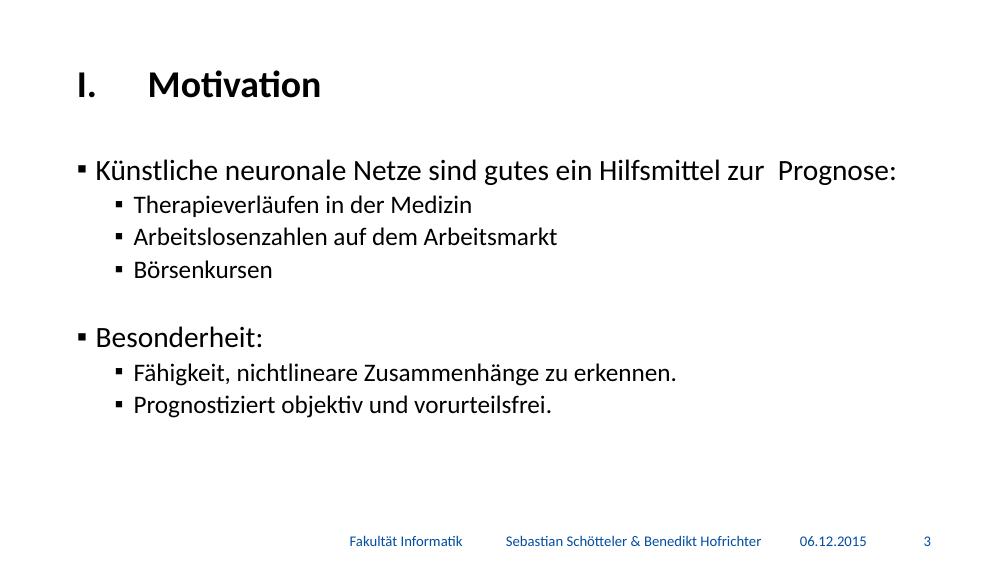
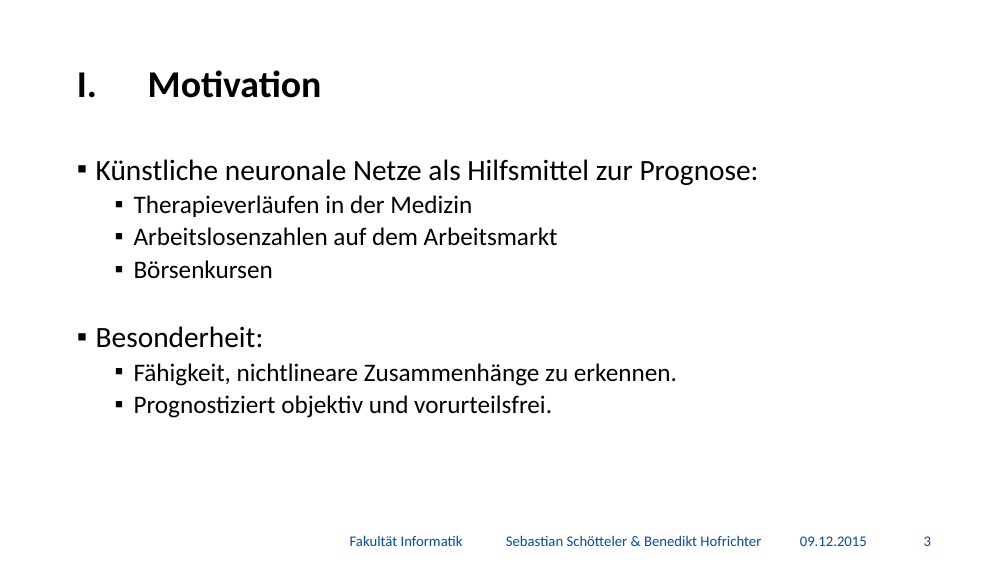
Before and after one commit to BenediktGitGit/soco15, a slide deck: slide 4 of 3b) Vortrag/Präsentation.pptx. Drawn at 1008x567 pixels with LibreOffice and Linux fonts; fonts in the diff are those of the drawing; background and template pictures are left out. Boxes give left, top, right and bottom in pixels: in the first picture for what was removed or moved away, otherwise in the second. Text is boxed around its words. In the diff, an @@ line names an element or a change of style, - is before the commit and + after.

```diff
--- a/3b) Vortrag/Präsentation.pptx
+++ b/3b) Vortrag/Präsentation.pptx
@@ text at bbox=[96, 159, 759, 185]: text changed @@
-▪ Künstliche neuronale Netze sind gutes ein Hilfsmittel zur Prognose:
+▪ Künstliche neuronale Netze als Hilfsmittel zur Prognose:
@@ text at bbox=[800, 536, 867, 546]: text changed @@
-06.12.2015
+09.12.2015
```
Also in this commit, not shown: 45 other slides changed, 4 slides added, 1 other file.
